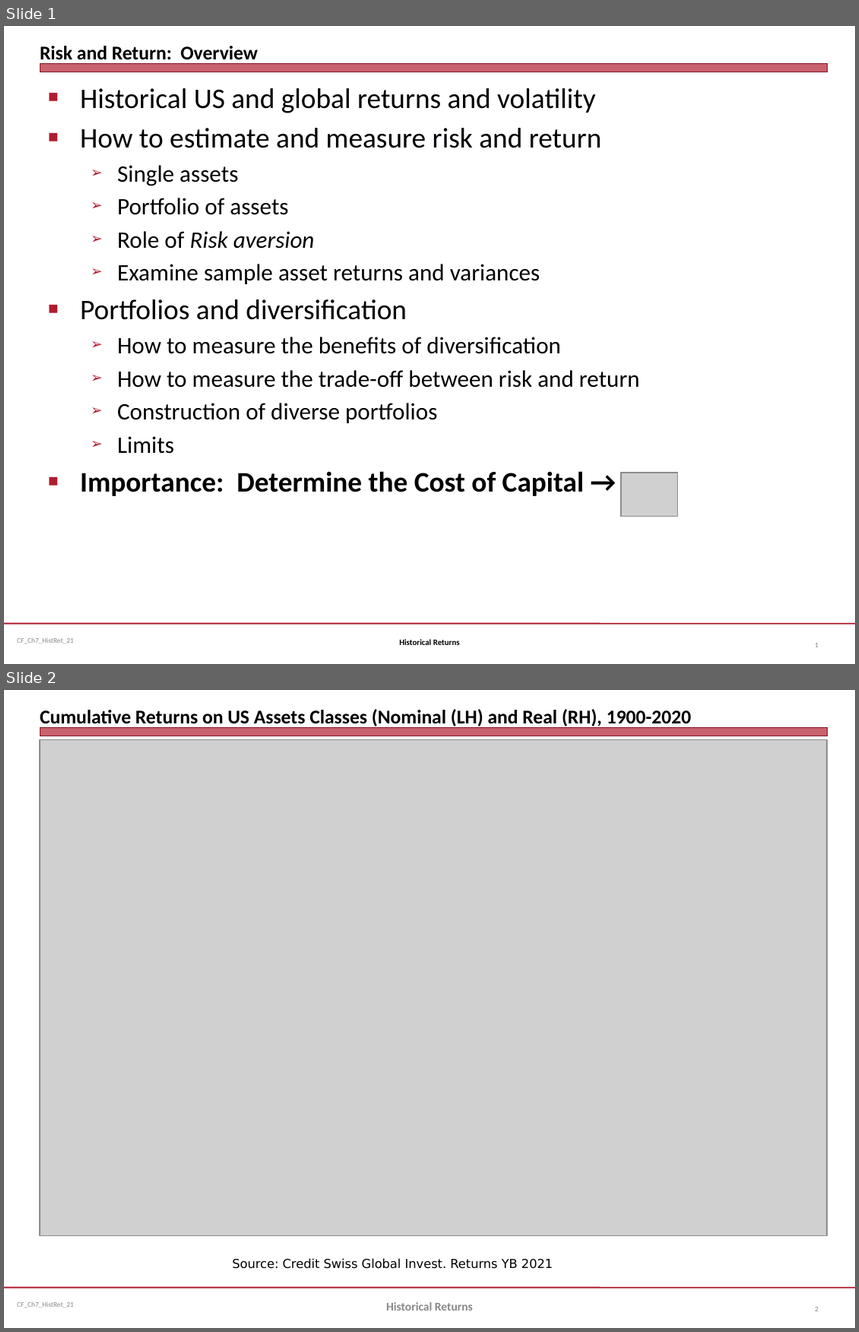
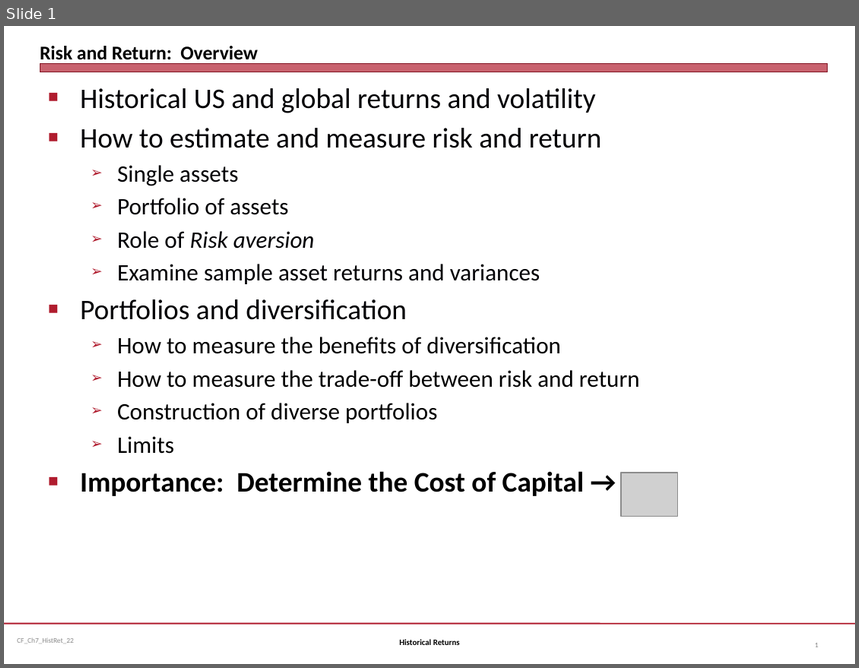
Before and after one commit to jmc877/Corporate-Finance, a slide deck: slides/CF_Ch7_HistRet_22.pptx. Shown one above the other, each under a label of ours: slides 1 and 2 before the commit, slide 1 after it. The pictures are 859x1332 and 859x668 pixels, drawn with LibreOffice and Linux fonts; fonts in the diff are those of the drawing; grey boxes stand for pictures. Boxes give left, top, right and bottom in pixels: in the first picture for what was removed or moved away, otherwise in the second. Text is boxed around its words. In the diff, an @@ line names an element or a change of style, - is before the commit and + after.

```diff
--- a/slides/CF_Ch7_HistRet_22.pptx
+++ b/slides/CF_Ch7_HistRet_22.pptx
@@ slide 2 removed at [4, 690, 855, 1328], background #FFFFFF; not listed: 3 template elements that a slide beside it also shows @@
@@ title removed at [40, 709, 692, 728] @@
-Cumulative Returns on US Assets Classes (Nominal (LH) and Real (RH), 1900-2020
@@ picture removed at [40, 739, 827, 1236] @@
@@ text removed at [232, 1258, 553, 1269] @@
-Source: Credit Swiss Global Invest. Returns YB 2021
@@ text removed at [386, 1303, 473, 1311] @@
-Historical Returns
@@ page number removed at [815, 1307, 819, 1312] @@
-2
```
Also in this commit, not shown: 26 other slides changed, 1 slide added, 5 other files.
